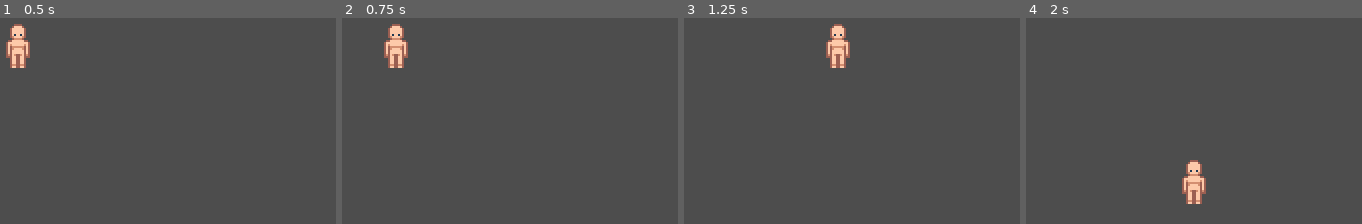
Above: before the commit, frames 1-4 (left to right).
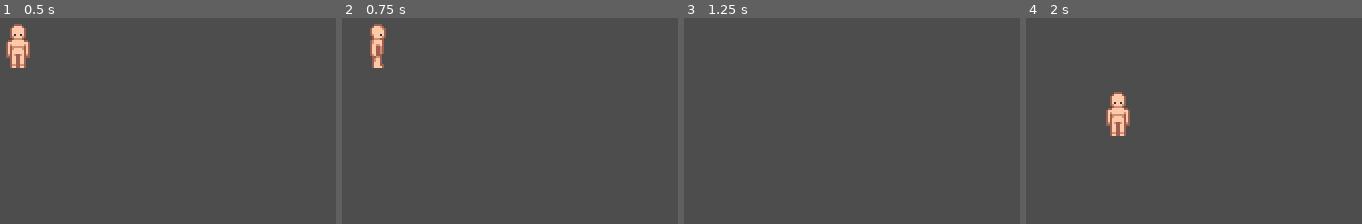
Above: after the commit, the same moments.

Repository: ArthurPog/wrong-floor
Game: Godot game, scene res://wrong_floor.tscn
The game is run twice, just before and just after one commit, with the same random seed, the same clock (stepped at 60 frames per second) and the same inputs.
Inputs:
- Up to frame 1 (0.5 s): no input
- Up to frame 2 (0.75 s): tap Enter at 0.5 s; hold D (right) from 0.53 s (still down)
- Up to frame 3 (1.25 s): keep holding D (right)
- Up to frame 4 (2 s): release D (right) at 1.28 s; hold S (down) from 1.28 s (still down)

Frame 1 is identical in both runs. In frame 2, 2.0% of the frame differs, in the area x 8-20%, y 2-25%; in frame 3, 1.2%; in frame 4, 2.3%, in the area x 23-54%, y 35-91%.

Commit message:
Added walking and animating in all directions and decreased the default size of the window so it fits well within FullHD displays

Diff:
--- a/Player/Scripts/player.gd
+++ b/Player/Scripts/player.gd
@@ -1,6 +1,12 @@
 class_name Player extends CharacterBody2D
 
-var move_speed : float = 100.0
+var cardinal_direction : Vector2 = Vector2.DOWN
+var direction : Vector2 = Vector2.ZERO
+var move_speed : float = 50.0
+var state : String = "idle"
+
+@onready var animation_player: AnimationPlayer = $AnimationPlayer
+@onready var sprite_2d: Sprite2D = $Sprite2D
 
 # Called when the node enters the scene tree for the first time.
 func _ready() -> void:
@@ -9,14 +15,58 @@
 
 # Called every frame. 'delta' is the elapsed time since the previous frame.
 func _process(delta: float) -> void:
-
-	var direction : Vector2 = Vector2.ZERO
 	direction.x = Input.get_action_strength("right") - Input.get_action_strength ("left")
 	direction.y = Input.get_action_strength("down") - Input.get_action_strength ("up")
 
 	velocity = direction * move_speed
+
+	if SetState() == true || SetDirection() == true:
+		UpdateAnimation()
 	pass
 
 
 func _physics_process(delta: float) -> void:
 	move_and_slide()
+
+
+func SetDirection() -> bool:
+	var new_direction : Vector2 = cardinal_direction
+
+	if direction == Vector2.ZERO:
+		return false
+
+	if direction.y == 0:
+		new_direction = Vector2.LEFT if direction.x < 0 else Vector2.RIGHT
+	elif direction.x == 0:
+		new_direction = Vector2.UP if direction.y < 0 else Vector2.DOWN
+
+	if new_direction == cardinal_direction:
+		return false
+
+	cardinal_direction = new_direction
+
+
+
+	return true
+
+func SetState() -> bool:
+	var new_state : String = "idle" if direction == Vector2.ZERO else "walk"
+
+	if new_state == state:
+		return false
+	state = new_state
+	return true
+
+func UpdateAnimation() -> void:
+	animation_player.play(state + "_" + AnimDirection())
+	pass
+
+func AnimDirection() -> String:
+	if cardinal_direction == Vector2.DOWN:
+		return "down"
+	elif cardinal_direction == Vector2.UP:
+		return "up"
+	elif cardinal_direction == Vector2.LEFT:
+		return "left"
+	else:
+		return "right"
--- a/Player/player.tscn
+++ b/Player/player.tscn
@@ -4,6 +4,170 @@
 [ext_resource type="Texture2D" uid="uid://drnk4t1ehb8hn" path="res://Assets/Aseprite/main-character.png" id="1_l8h54"]
 
 [sub_resource type="CircleShape2D" id="CircleShape2D_o308s"]
+
+[sub_resource type="Animation" id="Animation_4ntmi"]
+length = 0.001
+tracks/0/type = "value"
+tracks/0/imported = false
+tracks/0/enabled = true
+tracks/0/path = NodePath("Sprite2D:frame")
+tracks/0/interp = 1
+tracks/0/loop_wrap = true
+tracks/0/keys = {
+"times": PackedFloat32Array(0),
+"transitions": PackedFloat32Array(1),
+"update": 1,
+"values": [0]
+}
+
+[sub_resource type="Animation" id="Animation_btcbx"]
+resource_name = "idle_down"
+length = 0.5
+loop_mode = 2
+tracks/0/type = "value"
+tracks/0/imported = false
+tracks/0/enabled = true
+tracks/0/path = NodePath("Sprite2D:frame")
+tracks/0/interp = 1
+tracks/0/loop_wrap = true
+tracks/0/keys = {
+"times": PackedFloat32Array(0),
+"transitions": PackedFloat32Array(1),
+"update": 1,
+"values": [0]
+}
+
+[sub_resource type="Animation" id="Animation_gwnis"]
+resource_name = "idle_left"
+length = 0.5
+loop_mode = 2
+tracks/0/type = "value"
+tracks/0/imported = false
+tracks/0/enabled = true
+tracks/0/path = NodePath("Sprite2D:frame")
+tracks/0/interp = 1
+tracks/0/loop_wrap = true
+tracks/0/keys = {
+"times": PackedFloat32Array(0),
+"transitions": PackedFloat32Array(1),
+"update": 1,
+"values": [8]
+}
+
+[sub_resource type="Animation" id="Animation_k53q1"]
+resource_name = "idle_right"
+length = 0.5
+loop_mode = 2
+tracks/0/type = "value"
+tracks/0/imported = false
+tracks/0/enabled = true
+tracks/0/path = NodePath("Sprite2D:frame")
+tracks/0/interp = 1
+tracks/0/loop_wrap = true
+tracks/0/keys = {
+"times": PackedFloat32Array(0),
+"transitions": PackedFloat32Array(1),
+"update": 1,
+"values": [12]
+}
+
+[sub_resource type="Animation" id="Animation_fhl08"]
+resource_name = "idle_up"
+length = 0.5
+loop_mode = 2
+tracks/0/type = "value"
+tracks/0/imported = false
+tracks/0/enabled = true
+tracks/0/path = NodePath("Sprite2D:frame")
+tracks/0/interp = 1
+tracks/0/loop_wrap = true
+tracks/0/keys = {
+"times": PackedFloat32Array(0),
+"transitions": PackedFloat32Array(1),
+"update": 1,
+"values": [4]
+}
+
+[sub_resource type="Animation" id="Animation_vtle1"]
+resource_name = "walk_down"
+length = 0.4
+loop_mode = 2
+tracks/0/type = "value"
+tracks/0/imported = false
+tracks/0/enabled = true
+tracks/0/path = NodePath("Sprite2D:frame")
+tracks/0/interp = 1
+tracks/0/loop_wrap = true
+tracks/0/keys = {
+"times": PackedFloat32Array(0, 0.2, 0.4),
+"transitions": PackedFloat32Array(1, 1, 1),
+"update": 1,
+"values": [1, 0, 3]
+}
+
+[sub_resource type="Animation" id="Animation_od3ui"]
+resource_name = "walk_left"
+length = 0.4
+loop_mode = 2
+tracks/0/type = "value"
+tracks/0/imported = false
+tracks/0/enabled = true
+tracks/0/path = NodePath("Sprite2D:frame")
+tracks/0/interp = 1
+tracks/0/loop_wrap = true
+tracks/0/keys = {
+"times": PackedFloat32Array(0, 0.2, 0.4),
+"transitions": PackedFloat32Array(1, 1, 1),
+"update": 1,
+"values": [8, 9, 10]
+}
+
+[sub_resource type="Animation" id="Animation_00tjw"]
+resource_name = "walk_right"
+length = 0.4
+loop_mode = 2
+tracks/0/type = "value"
+tracks/0/imported = false
+tracks/0/enabled = true
+tracks/0/path = NodePath("Sprite2D:frame")
+tracks/0/interp = 1
+tracks/0/loop_wrap = true
+tracks/0/keys = {
+"times": PackedFloat32Array(0, 0.2, 0.4),
+"transitions": PackedFloat32Array(1, 1, 1),
+"update": 1,
+"values": [12, 13, 12]
+}
+
+[sub_resource type="Animation" id="Animation_x3vf3"]
+resource_name = "walk_up"
+length = 0.4
+loop_mode = 2
+tracks/0/type = "value"
+tracks/0/imported = false
+tracks/0/enabled = true
+tracks/0/path = NodePath("Sprite2D:frame")
+tracks/0/interp = 1
+tracks/0/loop_wrap = true
+tracks/0/keys = {
+"times": PackedFloat32Array(0, 0.2, 0.4),
+"transitions": PackedFloat32Array(1, 1, 1),
+"update": 1,
+"values": [5, 4, 7]
+}
+
+[sub_resource type="AnimationLibrary" id="AnimationLibrary_vtle1"]
+_data = {
+&"RESET": SubResource("Animation_4ntmi"),
+&"idle_down": SubResource("Animation_btcbx"),
+&"idle_left": SubResource("Animation_gwnis"),
+&"idle_right": SubResource("Animation_k53q1"),
+&"idle_up": SubResource("Animation_fhl08"),
+&"walk_down": SubResource("Animation_vtle1"),
+&"walk_left": SubResource("Animation_od3ui"),
+&"walk_right": SubResource("Animation_00tjw"),
+&"walk_up": SubResource("Animation_x3vf3")
+}
 
 [node name="Player" type="CharacterBody2D" unique_id=501644607]
 script = ExtResource("1_4ntmi")
@@ -15,4 +179,7 @@
 [node name="Sprite2D" type="Sprite2D" parent="." unique_id=1687108417]
 position = Vector2(0, -10)
 texture = ExtResource("1_l8h54")
-hframes = 4
+hframes = 16
+
+[node name="AnimationPlayer" type="AnimationPlayer" parent="." unique_id=1498447470]
+libraries/ = SubResource("AnimationLibrary_vtle1")
--- a/project.godot
+++ b/project.godot
@@ -19,8 +19,8 @@
 
 window/size/viewport_width=320
 window/size/viewport_height=240
-window/size/window_width_override=1440
-window/size/window_height_override=1080
+window/size/window_width_override=1280
+window/size/window_height_override=960
 window/stretch/mode="viewport"
 
 [input]
Binary file changed: Assets/Aseprite/main-character.aseprite
Binary file changed: Assets/Aseprite/main-character.png
